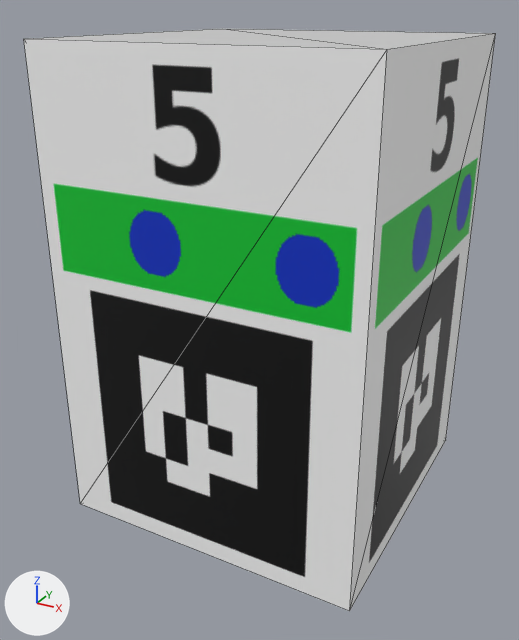
What one commit did to the COLLADA model models/landmarks/L5/meshes/marker_coll.dae.
Camera for both pictures: a 50 mm lens placed at (2.04, -3.96, 3.17), pointed at (-0.05, -0.15, 1.26). The axes (+X, +Y, +Z) are drawn at lower left. The lights are the same throughout. Mesh edges are drawn as thin lines.
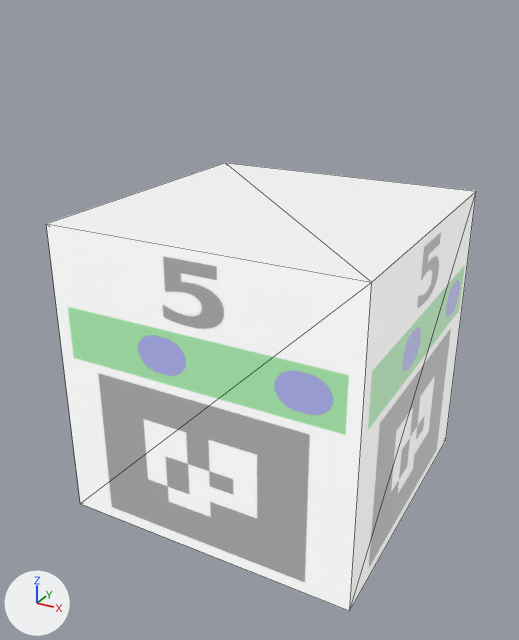
The newer file is also rescaled (x0.5) as a whole; pictures and numbers use the older file's frame.

What the commit changed:
In material 'texture' (mat_texture), emission_color is now set to (0.3, 0.3, 0.3), grey #959595.
In material 'texture' (mat_texture), emission_strength is now set to 1.0.
In material 'white' (mat_white), emission_strength is now set to 1.0.
me_cube_001 has 8 vertices, 12 faces and spans x -1.0..1.0, y -1.0..1.0, z -1.0..2.0.
me_cube_001 is used by ob_cube; location (0.0, 0.0, 1.0).
me_cube_001 part 1: the whole mesh is scaled about its middle by (1, 1, 0.667), then moved by (0.0, 0.0, -0.5).

Location of each change, (x1, y1, x2, y2) in pixels of the pictures (519 x 640 px):
'Cube', recoloured, surface changed, mesh rescaled (9% narrower, 23% shorter)
    before: (24, 29, 496, 611)
    after: (46, 163, 476, 611)
